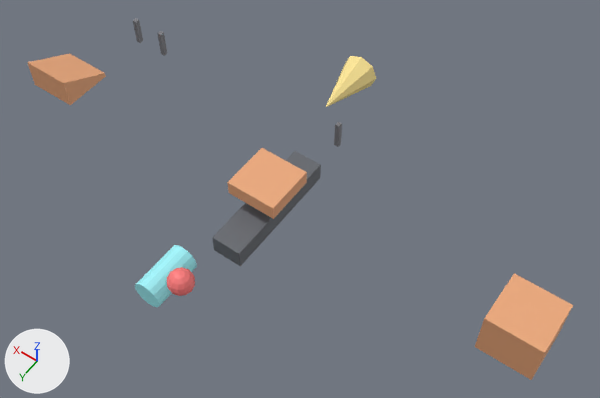
Before and after pictures for a commit that changed the Blender file tools/blender/lib/bike_parts.blend.
Both versions are drawn from a 50 mm lens placed at (-2.96, 3.65, 6.31), pointed at (-0.27, -0.13, 0.38). Lighting does not change. The marker at lower left points along +X, +Y and +Z. The first picture is the older version.

The first picture shows 'chassis_base', 'fairing_bare', 'fairing_full', 'fairing_swept', 'fin_marker', 'fork_dual', 'tail_marker', 'thruster_unit' and 1 more.
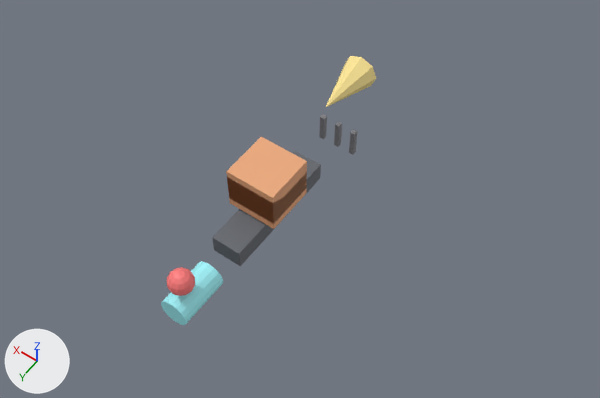
Commit message: seed_bike_kit: stack variants at exact assembled positions

Pixel boxes [x1, y1, x2, y2] of what changed, in the pictures (600 x 398 px):
'fairing_full', moved: before [475, 273, 573, 380]; after [226, 137, 307, 229]
'thruster_unit', moved: before [135, 245, 197, 307]; after [161, 261, 223, 325]
'fairing_swept', moved: before [27, 53, 106, 105]; after [227, 177, 307, 223]
'fork_dual', moved: before [133, 18, 167, 56]; after [319, 114, 357, 155]
'fairing_bare', unchanged, covered by the edit: before [227, 148, 307, 219]; after [228, 172, 307, 215]

The edits, one by one:
Object 'fairing_swept' (ob_fairing_swept) moves from (2.5, 0.0, 0.55) to (0.0, 0.0, 0.55).
Object 'fairing_full' (ob_fairing_full) moves from (-2.5, 0.0, 0.55) to (0.0, 0.0, 0.55).
Object 'thruster_unit' (ob_thruster_unit) moves from (0.3, 1.1, 0.14) to (0.0, 1.1, 0.14).
Object 'fork_dual' (ob_fork_dual) moves from (2.5, -1.15, 0.16) to (0.0, -1.15, 0.16).
